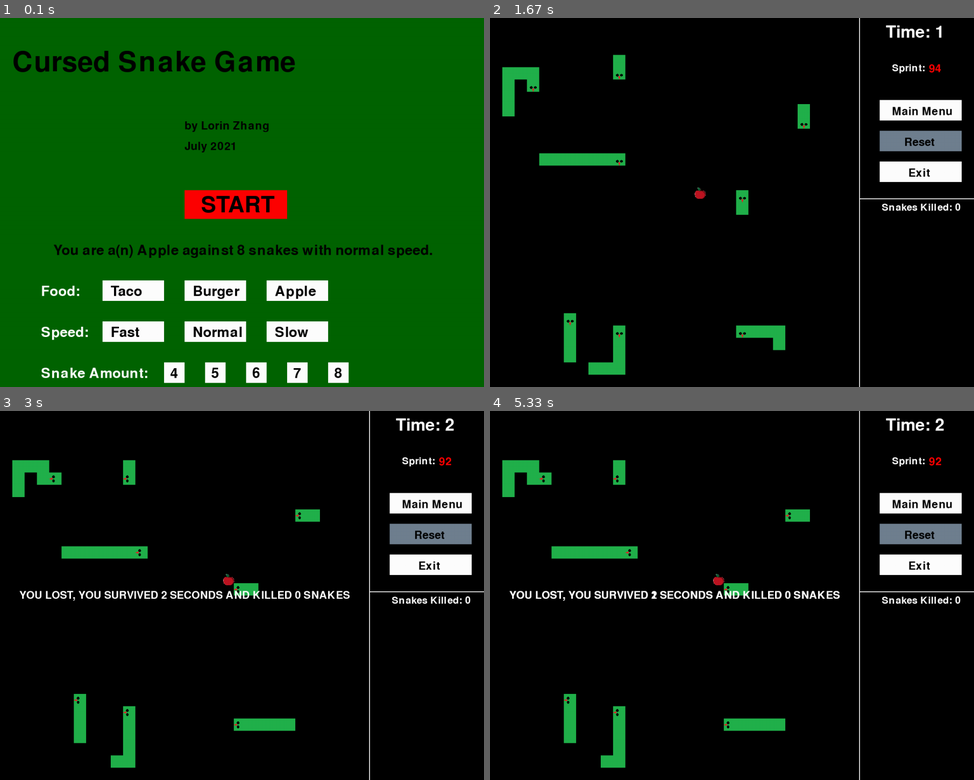
Above: before the commit, frames 1-4 (two rows, left to right).
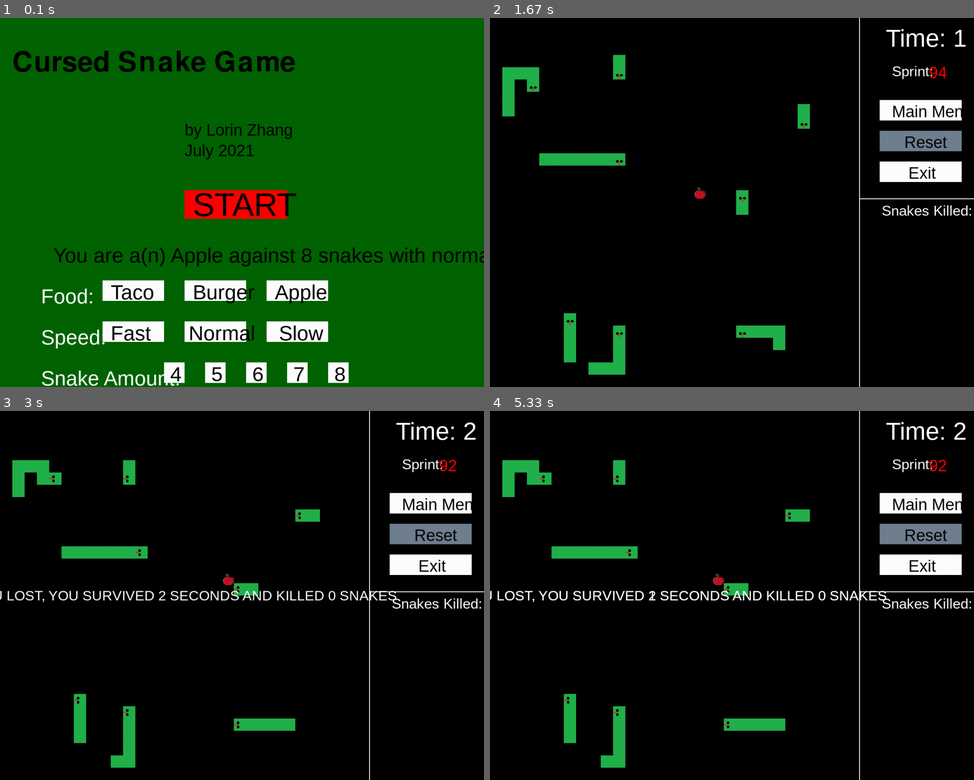
Above: after the commit, the same moments.

Repository: lorinzzz/cursed-snake-game
Game: pygame game, started from main.py
The game is run twice, just before and just after one commit, with the same random seed, the same clock (stepped at 60 frames per second) and the same inputs.
Inputs:
- Up to frame 1 (0.1 s): no input
- Up to frame 2 (1.67 s): click "START" at 0.38 s; click "Reset" at 0.72 s; hold D 1-1.47 s; tap Shift at 1.07, 1.37, 1.57 s; hold W from 1.5 s (still down)
- Up to frame 3 (3 s): release W at 1.8 s; hold D 1.83-2.3 s; tap Shift at 1.9, 2.2 s
- Up to frame 4 (5.33 s): no input

The runs differ from the first frame. In frame 1, 5.7% of the frame differs, in the area x 8-100%, y 27-100%; in frame 2, 1.4%; in frame 3, 2.8%; in frame 4, 2.8%.

Commit message:
changed font to sans so compiled exe wont crash

Diff:
--- a/main.py
+++ b/main.py
@@ -132,13 +132,13 @@
     WIN.fill(BLACK)
     pygame.draw.rect(WIN, WHITE, BORDER)
     pygame.draw.rect(WIN, WHITE, SNAKE_GRAVE_BORDER)
-    sprint = pygame.font.SysFont('comicsans', 35).render("Sprint:", 1, WHITE)
-    sprint_value = pygame.font.SysFont('comicsans', 40).render(str(sprint_stamina), 1, RED)
+    sprint = pygame.font.SysFont('sans', 35).render("Sprint:", 1, WHITE)
+    sprint_value = pygame.font.SysFont('sans', 40).render(str(sprint_stamina), 1, RED)
     WIN.blit(sprint, (WIDTH + 80, 110))
     WIN.blit(sprint_value, (WIDTH + 170, 110))
-    time_disp = pygame.font.SysFont('comicsans', 60).render("Time: " + str(time), 1, WHITE)
+    time_disp = pygame.font.SysFont('sans', 60).render("Time: " + str(time), 1, WHITE)
     WIN.blit(time_disp, (WIDTH + 65, 15))
-    snakes_killed_disp = pygame.font.SysFont('comicsans', 35).render("Snakes Killed: " + str(snakes_killed), 1, WHITE)
+    snakes_killed_disp = pygame.font.SysFont('sans', 35).render("Snakes Killed: " + str(snakes_killed), 1, WHITE)
     WIN.blit(snakes_killed_disp, (WIDTH + 55, 450))
     if poison == 1:
         WIN.blit(POISON_FOOD, (food.x, food.y))
@@ -165,9 +165,9 @@
     for bullet in food_bullets:
         pygame.draw.rect(WIN, (255,0,0), bullet)
 
-    reset = pygame.font.SysFont('comicsans', 40).render("Reset", 1, BLACK)
-    main_menu = pygame.font.SysFont('comicsans', 40).render("Main Menu", 1, BLACK)
-    quit = pygame.font.SysFont('comicsans', 40).render("Exit", 1, BLACK)
+    reset = pygame.font.SysFont('sans', 40).render("Reset", 1, BLACK)
+    main_menu = pygame.font.SysFont('sans', 40).render("Main Menu", 1, BLACK)
+    quit = pygame.font.SysFont('sans', 40).render("Exit", 1, BLACK)
 
     mx, my = pygame.mouse.get_pos()
     pygame.draw.rect(WIN, WHITE, MAIN_MENU_BUTTON)
@@ -188,17 +188,17 @@
         if pygame.mouse.get_pressed()[0] == 1:
             pygame.draw.rect(WIN, SILVER, QUIT_BUTTON)
             quit()
-    WIN.blit(main_menu, (980, 215))
-    WIN.blit(reset, (1010, 290))
-    WIN.blit(quit, (1020, 365))
+    WIN.blit(main_menu, (980, 205))
+    WIN.blit(reset, (1010, 280))
+    WIN.blit(quit, (1020, 355))
     pygame.display.update()
 
 def draw_end_game(end_game, time, snakes_killed):
     if end_game == 1:
-        draw_text = pygame.font.SysFont('comicsans', 38).render("YOU LOST, YOU SURVIVED " + str(time) + " SECONDS AND KILLED " + str(snakes_killed) + " SNAKES", 1, WHITE)
+        draw_text = pygame.font.SysFont('sans', 34).render("YOU LOST, YOU SURVIVED " + str(time) + " SECONDS AND KILLED " + str(snakes_killed) + " SNAKES", 1, WHITE)
         WIN.blit(draw_text, (WIDTH//2 - draw_text.get_width()/2, HEIGHT/2 - draw_text.get_height()/2))
     if end_game == 2:
-        draw_text = pygame.font.SysFont('comicsans', 38).render("YOU WON, YOU SURVIVED " + str(time) + " SECONDS AND KILLED ALL " + str(snakes_killed) + " SNAKES", 1, WHITE)
+        draw_text = pygame.font.SysFont('sans', 34).render("YOU WON, YOU SURVIVED " + str(time) + " SECONDS AND KILLED ALL " + str(snakes_killed) + " SNAKES", 1, WHITE)
         WIN.blit(draw_text, (WIDTH//2 - draw_text.get_width()/2, HEIGHT/2 - draw_text.get_height()/2))
     pygame.display.update()
     pygame.time.delay(3000)
@@ -639,55 +639,55 @@
             pygame.draw.rect(WIN, SILVER, EIGHT_SNAKES)
             number_of_snakes = 8
 
-    speed_text = pygame.font.SysFont('comicsans', 50).render("Speed:", 1, WHITE)
-    snake_text = pygame.font.SysFont('comicsans', 50).render("Snake Amount:", 1, WHITE)
-    food_text = pygame.font.SysFont('comicsans', 50).render("Food:", 1, WHITE)
-    start_text = pygame.font.SysFont('comicsans', 80).render("START", 1, BLACK)
-
-    apple_text = pygame.font.SysFont('comicsans', 50).render("Apple", 1, BLACK)
-    taco_text = pygame.font.SysFont('comicsans', 50).render("Taco", 1, BLACK)
-    burger_text = pygame.font.SysFont('comicsans', 50).render("Burger", 1, BLACK)
-
-    four_text = pygame.font.SysFont('comicsans', 50).render("4", 1, BLACK)
-    five_text = pygame.font.SysFont('comicsans', 50).render("5", 1, BLACK)
-    six_text = pygame.font.SysFont('comicsans', 50).render("6", 1, BLACK)
-    seven_text = pygame.font.SysFont('comicsans', 50).render("7", 1, BLACK)
-    eight_text = pygame.font.SysFont('comicsans', 50).render("8", 1, BLACK)
-
-    slow_text = pygame.font.SysFont('comicsans', 50).render("Slow", 1, BLACK)
-    normal_text = pygame.font.SysFont('comicsans', 50).render("Normal", 1, BLACK)
-    fast_text = pygame.font.SysFont('comicsans', 50).render("Fast", 1, BLACK)
+    speed_text = pygame.font.SysFont('sans', 50).render("Speed:", 1, WHITE)
+    snake_text = pygame.font.SysFont('sans', 50).render("Snake Amount:", 1, WHITE)
+    food_text = pygame.font.SysFont('sans', 50).render("Food:", 1, WHITE)
+    start_text = pygame.font.SysFont('sans', 80).render("START", 1, BLACK)
+
+    apple_text = pygame.font.SysFont('sans', 50).render("Apple", 1, BLACK)
+    taco_text = pygame.font.SysFont('sans', 50).render("Taco", 1, BLACK)
+    burger_text = pygame.font.SysFont('sans', 50).render("Burger", 1, BLACK)
+
+    four_text = pygame.font.SysFont('sans', 50).render("4", 1, BLACK)
+    five_text = pygame.font.SysFont('sans', 50).render("5", 1, BLACK)
+    six_text = pygame.font.SysFont('sans', 50).render("6", 1, BLACK)
+    seven_text = pygame.font.SysFont('sans', 50).render("7", 1, BLACK)
+    eight_text = pygame.font.SysFont('sans', 50).render("8", 1, BLACK)
+
+    slow_text = pygame.font.SysFont('sans', 50).render("Slow", 1, BLACK)
+    normal_text = pygame.font.SysFont('sans', 50).render("Normal", 1, BLACK)
+    fast_text = pygame.font.SysFont('sans', 50).render("Fast", 1, BLACK)
 
     game_name_text = pygame.font.SysFont('lucidahandwriting', 100).render("Cursed Snake Game", 1, BLACK)
-    author_name_text = pygame.font.SysFont('comicsans', 40).render("by Lorin Zhang", 1, BLACK)
-    date_text = pygame.font.SysFont('comicsans', 40).render("July 2021", 1, BLACK)
-
-
-    summary_text = pygame.font.SysFont('comicsans', 50).render("You are a(n) " + food_name + " against " + str(number_of_snakes) + " snakes with " + speed_string + " speed.", 1, BLACK)
+    author_name_text = pygame.font.SysFont('sans', 40).render("by Lorin Zhang", 1, BLACK)
+    date_text = pygame.font.SysFont('sans', 40).render("July 2021", 1, BLACK)
+
+
+    summary_text = pygame.font.SysFont('sans', 50).render("You are a(n) " + food_name + " against " + str(number_of_snakes) + " snakes with " + speed_string + " speed.", 1, BLACK)
 
     WIN.blit(game_name_text, (30, 75))
     WIN.blit(author_name_text, (450, 250))
     WIN.blit(date_text, (450, 300))
     WIN.blit(summary_text, (130, 550))
 
-    WIN.blit(start_text, (WIDTH//2 + 40, HEIGHT//2 - 20))
+    WIN.blit(start_text, (WIDTH//2 + 20, HEIGHT//2 - 40))
     WIN.blit(food_text, (100, HEIGHT//2 + 200))
     WIN.blit(speed_text, (100, HEIGHT//2 + 300))
     WIN.blit(snake_text, (100, HEIGHT//2 + 400))
 
-    WIN.blit(apple_text, (670, HEIGHT//2 + 200))
-    WIN.blit(taco_text, (270, HEIGHT//2 + 200))
-    WIN.blit(burger_text, (470, HEIGHT//2 + 200))
-
-    WIN.blit(fast_text, (270, HEIGHT//2 + 300))
-    WIN.blit(normal_text, (470, HEIGHT//2 + 300))
-    WIN.blit(slow_text, (670, HEIGHT//2 + 300))
-
-    WIN.blit(four_text, (415, HEIGHT//2 + 400))
-    WIN.blit(five_text, (515, HEIGHT//2 + 400))
-    WIN.blit(six_text, (615, HEIGHT//2 + 400))
-    WIN.blit(seven_text, (715, HEIGHT//2 + 400))
-    WIN.blit(eight_text, (815, HEIGHT//2 + 400))
+    WIN.blit(apple_text, (670, HEIGHT//2 + 190))
+    WIN.blit(taco_text, (270, HEIGHT//2 + 190))
+    WIN.blit(burger_text, (470, HEIGHT//2 + 190))
+
+    WIN.blit(fast_text, (270, HEIGHT//2 + 290))
+    WIN.blit(normal_text, (460, HEIGHT//2 + 290))
+    WIN.blit(slow_text, (680, HEIGHT//2 + 290))
+
+    WIN.blit(four_text, (415, HEIGHT//2 + 390))
+    WIN.blit(five_text, (515, HEIGHT//2 + 390))
+    WIN.blit(six_text, (615, HEIGHT//2 + 390))
+    WIN.blit(seven_text, (715, HEIGHT//2 + 390))
+    WIN.blit(eight_text, (815, HEIGHT//2 + 390))
 
     pygame.display.update()
 
